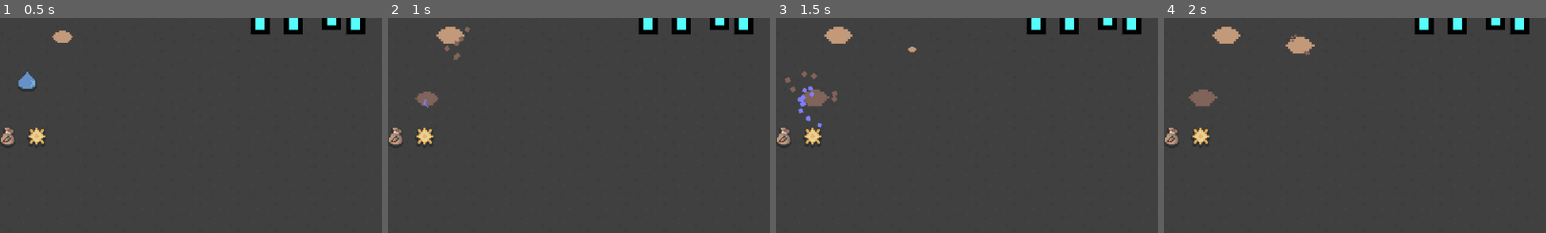
Above: before the commit, frames 1-4 (left to right).
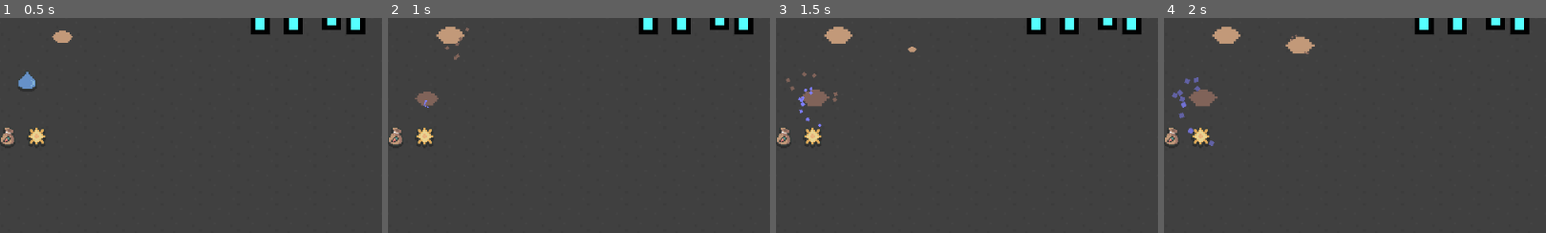
Above: after the commit, the same moments.

Repository: eric-marsh/farminata
Game: Godot game, scene res://scene/scene_switcher.tscn
The game is run twice, just before and just after one commit, with the same random seed, the same clock (stepped at 60 frames per second) and the same inputs. Sound files missing from this copy of the repository are replaced by a short silence.
Inputs:
- Up to frame 1 (0.5 s): no input
- Up to frame 2 (1 s): click "$1" at 0.5 s
- Up to frame 3 (1.5 s): click "$2" at 1.25 s
- Up to frame 4 (2 s): no input
The pictures show only the part of the screen within x 12-62%, y 38-88%; the shares and areas given below are measured in that part.

Frame 1 is identical in both runs. In frame 2, 0.1% of the frame differs, in the area x 9-22%, y 4-42%; in frame 3, 0.3%; in frame 4, 0.3%, in the area x 2-39%, y 7-60%.

Commit message:
better explosion particle

Diff:
--- a/scene/explosion_particle.tscn
+++ b/scene/explosion_particle.tscn
@@ -7,16 +7,18 @@
 _data = [Vector2(0, 1.03198), 0.0, 0.0, 0, 0, Vector2(1, 4), 0.0, 0.0, 0, 0]
 point_count = 2
 
+[sub_resource type="Gradient" id="Gradient_vhlo5"]
+offsets = PackedFloat32Array(0.0146199, 0.745614, 1)
+colors = PackedColorArray(1, 1, 1, 1, 1, 1, 1, 1, 1, 1, 1, 0)
+
 [node name="CPUParticles2D" type="CPUParticles2D"]
 z_index = 12
 emitting = false
 amount = 12
-lifetime = 0.5
+lifetime = 0.75
 one_shot = true
 speed_scale = 0.6
 explosiveness = 1.0
-emission_shape = 1
-emission_sphere_radius = 1.0
 direction = Vector2(0, 0)
 spread = 180.0
 gravity = Vector2(0, 0)
@@ -29,6 +31,7 @@
 angle_min = -160.0
 angle_max = 160.0
 scale_amount_curve = SubResource("Curve_hnh5b")
+color_ramp = SubResource("Gradient_vhlo5")
 script = ExtResource("1_vhlo5")
 
 [connection signal="finished" from="." to="." method="_on_finished"]
Not shown: 1 places in scene/explosion_particle.tscn that only renumber resources
